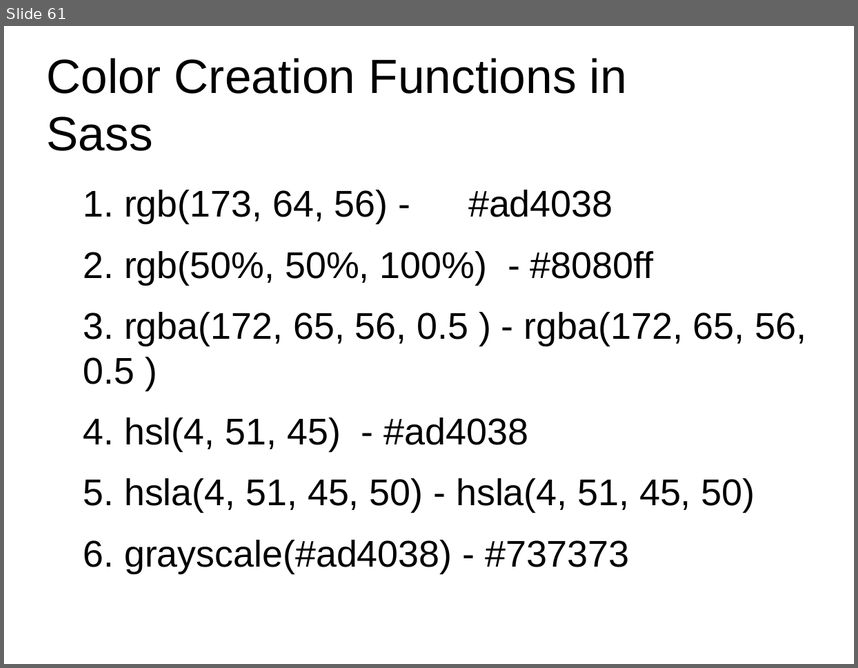
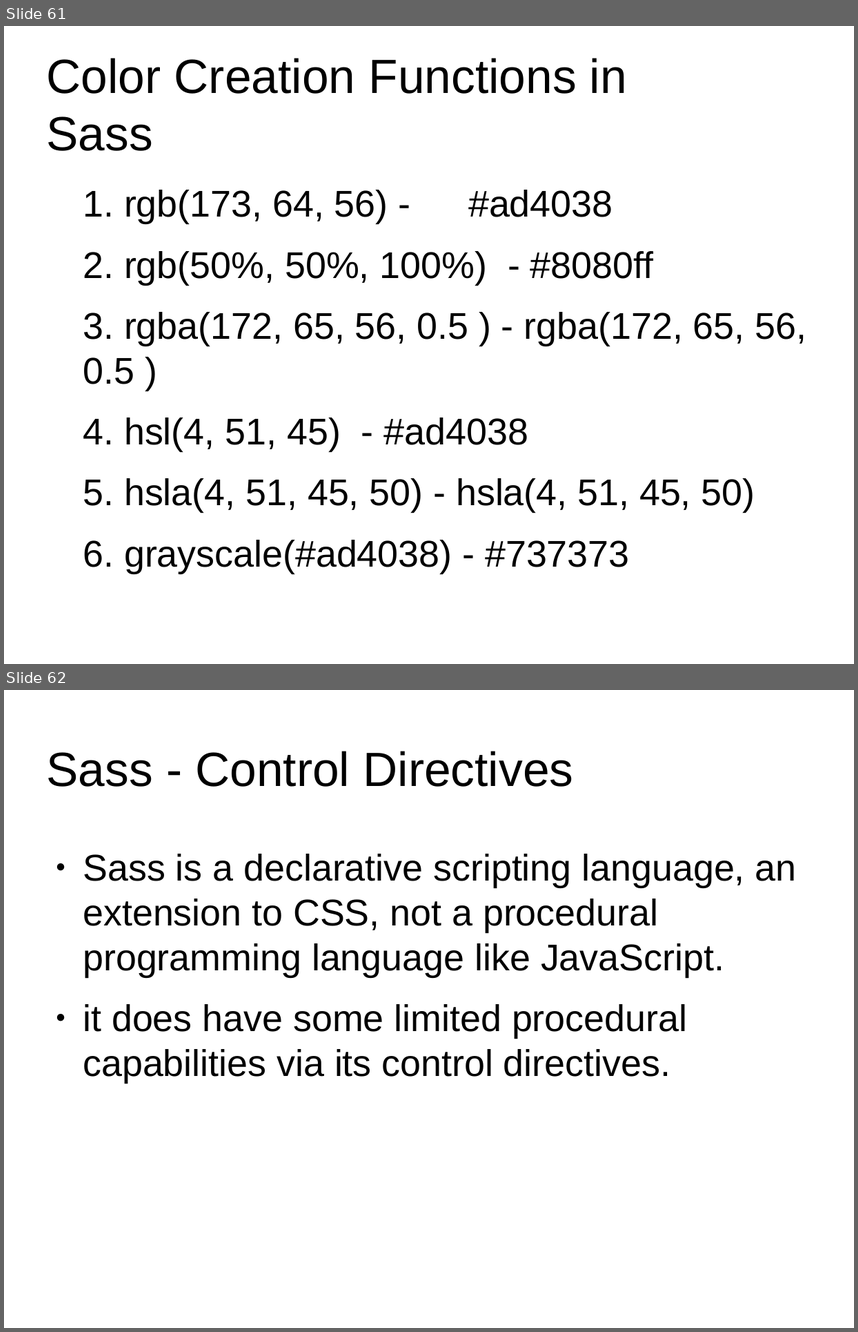
Before and after one commit to anumsh/SASS-Basics, a slide deck: SASS_basics.odp. Shown one above the other, each under a label of ours: slide 61 before the commit, slides 61 and 62 after it. The pictures are 858x668 and 858x1332 pixels, drawn with LibreOffice and Linux fonts; fonts in the diff are those of the drawing; background and template pictures are left out. Boxes give left, top, right and bottom in pixels: in the first picture for what was removed or moved away, otherwise in the second. Text is boxed around its words. In the diff, an @@ line names an element or a change of style, - is before the commit and + after.

Commit message:
feat: Sass- Control Directives

```diff
--- a/SASS_basics.odp
+++ b/SASS_basics.odp
@@ slide 62 added at [4, 690, 854, 1328], background #FFFFFF @@
@@ title added at [47, 751, 574, 787], 44.8 pt, text #000000 @@
+Sass - Control Directives
@@ text added at [83, 854, 797, 1082], 34.7 pt, text #000000 @@
+● Sass is a declarative scripting language, an extension to CSS, not a procedural programming language like JavaScript.
+● it does have some limited procedural capabilities via its control directives.
```
Also in this commit, not shown: 1 other slide added.
